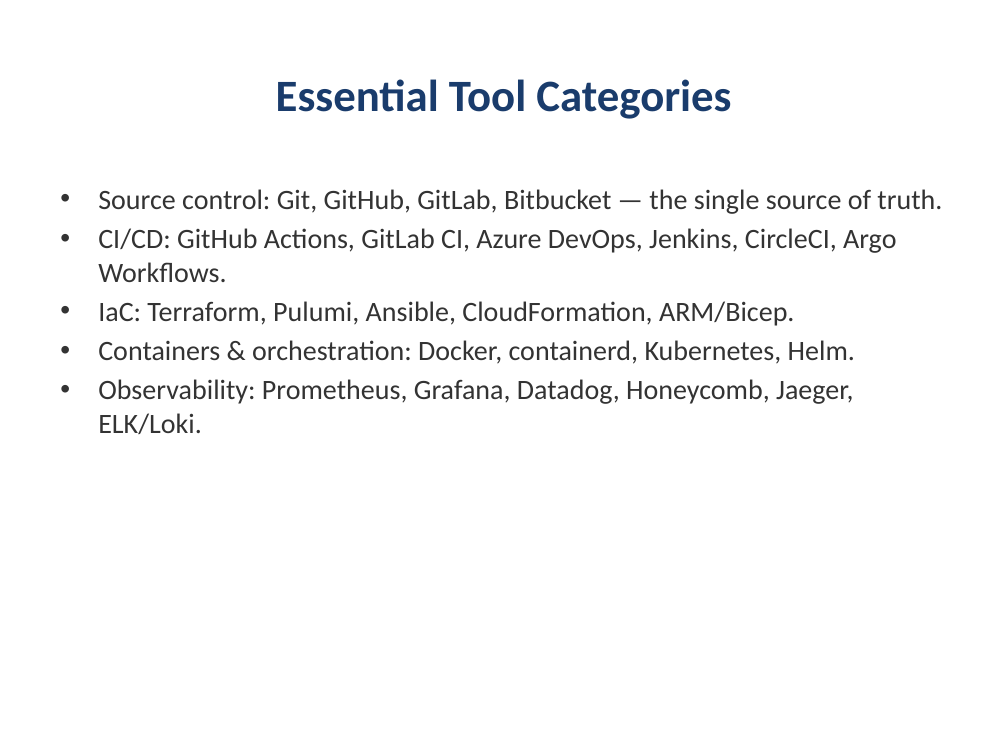
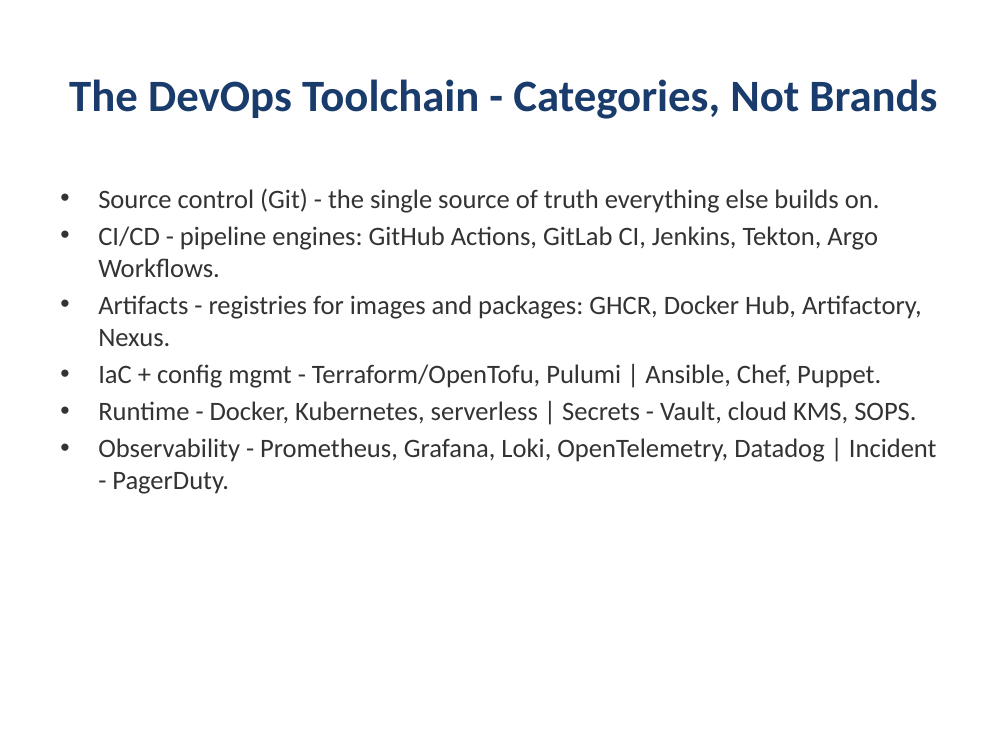
Before and after one commit to kumbulanit/devopsplaformngr, a slide deck: slide 22 of slides/DevOps-PlatformEngineering-Day1.pptx (slide 15 before the commit). Drawn at 1008x756 pixels with LibreOffice and Linux fonts; fonts in the diff are those of the drawing. Boxes give left, top, right and bottom in pixels: in the first picture for what was removed or moved away, otherwise in the second. Text is boxed around its words. In the diff, an @@ line names an element or a change of style, - is before the commit and + after.

```diff
--- a/slides/DevOps-PlatformEngineering-Day1.pptx
+++ b/slides/DevOps-PlatformEngineering-Day1.pptx
@@ title at (69,79,937,119): text changed @@
-Essential Tool Categories
+The DevOps Toolchain - Categories, Not Brands
@@ text at (98,188,937,494): text changed; size 20 to 19 pt @@
-• Source control: Git, GitHub, GitLab, Bitbucket — the single source of truth.
-• CI/CD: GitHub Actions, GitLab CI, Azure DevOps, Jenkins, CircleCI, Argo Workflows.
-• IaC: Terraform, Pulumi, Ansible, CloudFormation, ARM/Bicep.
-• Containers & orchestration: Docker, containerd, Kubernetes, Helm.
-• Observability: Prometheus, Grafana, Datadog, Honeycomb, Jaeger, ELK/Loki.
+• Source control (Git) - the single source of truth everything else builds on.
+• CI/CD - pipeline engines: GitHub Actions, GitLab CI, Jenkins, Tekton, Argo Workflows.
+• Artifacts - registries for images and packages: GHCR, Docker Hub, Artifactory, Nexus.
+• IaC + config mgmt - Terraform/OpenTofu, Pulumi | Ansible, Chef, Puppet.
+• Runtime - Docker, Kubernetes, serverless | Secrets - Vault, cloud KMS, SOPS.
+• Observability - Prometheus, Grafana, Loki, OpenTelemetry, Datadog | Incident - PagerDuty.
```
Also in this commit, not shown: 15 other slides changed, 23 slides added, 10 slides removed, 9 other files.
